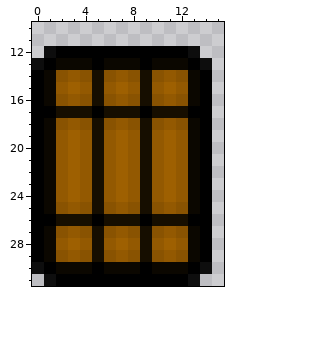
Pixel-art sprite: branches/models/textures/barrel.png. Above is the file before it was changed.
The file is 16x32 pixels. Colours within 5 levels of each other are drawn and written as one. Shown: x 0..15, y 10..31.
New version:
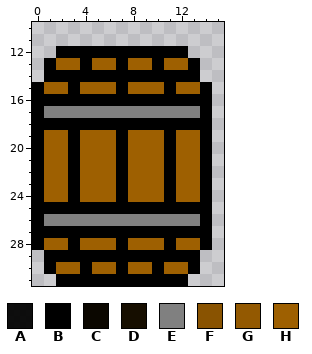
Palette (. is transparent): A #000000ee  B #000000  C #0b0700  D #160e00  E #808080  F #895301  G #935901  H #9e6001
Diff:
y 12: x 1 A -> .; x 13 A -> .
y 13: x 0 A -> .; x 2..12 CCCBCCCBCCC -> HHBHHBHHBHH; x 14 A -> .
y 14: x 0..14 BCFGFDFGFDFGFCB -> .BBBBBBBBBBBBB.
y 15: x 1..13 CGHGDGHGDGHGC -> HHBHHHBHHHBHH
y 16: x 1..13 CFGFDFGFDFGFC -> BBBBBBBBBBBBB
y 17: x 1..13 BDDDBDDDBDDDB -> EEEEEEEEEEEEE
y 18: x 1..13 CFGFDFGFDFGFC -> BBBBBBBBBBBBB
y 19..24: x 1..13 CGHGDGHGDGHGC -> HHBHHHBHHHBHH
y 25: x 1..13 CFGFDFGFDFGFC -> BBBBBBBBBBBBB
y 26: x 1..13 BDDDBDDDBDDDB -> EEEEEEEEEEEEE
y 27: x 1..13 CFGFDFGFDFGFC -> BBBBBBBBBBBBB
y 28: x 1..13 CGHGDGHGDGHGC -> HHBHHHBHHHBHH
y 29: x 0..14 BCFGFDFGFDFGFCB -> .BBBBBBBBBBBBB.
y 30: x 0 A -> .; x 2..12 CCCBCCCBCCC -> HHBHHBHHBHH; x 14 A -> .
y 31: x 1 A -> .; x 13 A -> .
